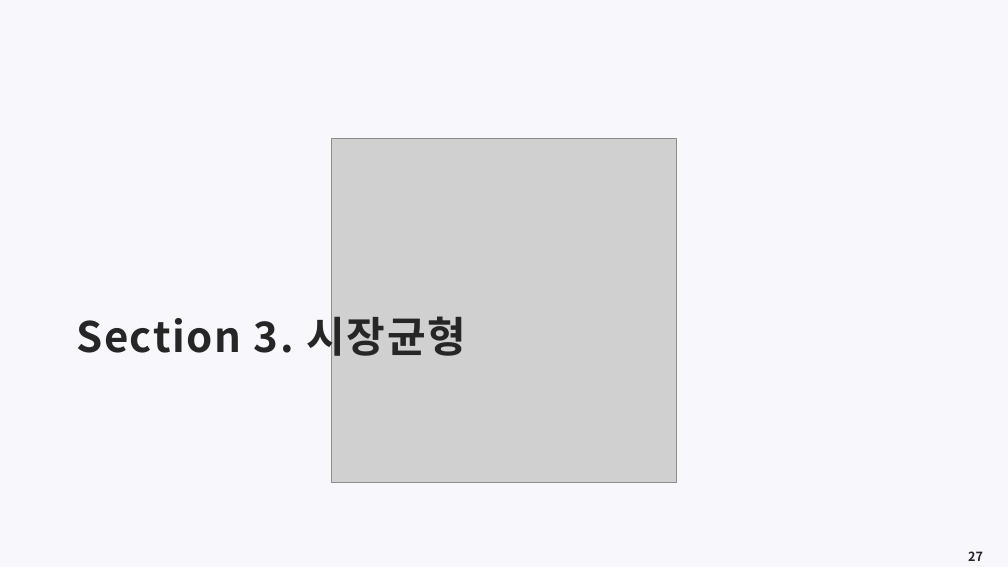
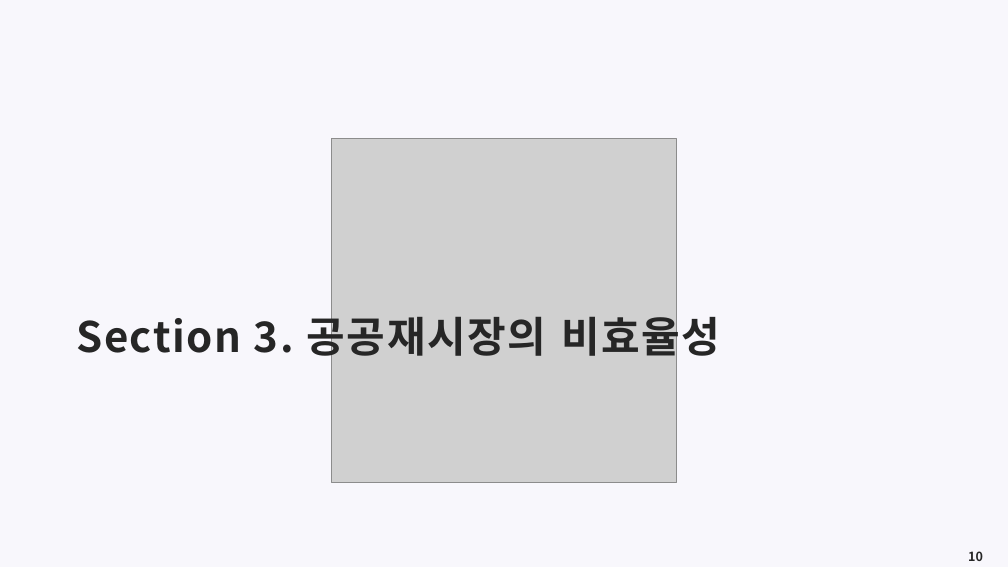
Before and after one commit to meandthey/Teaching, a slide deck: slide 10 of 환경경제학/2026-1/환경경제학_Chapter_04.pptx (slide 27 before the commit). Drawn at 1008x567 pixels with LibreOffice and Linux fonts; fonts in the diff are those of the drawing; grey boxes stand for pictures. Boxes give left, top, right and bottom in pixels: in the first picture for what was removed or moved away, otherwise in the second. Text is boxed around its words. In the diff, an @@ line names an element or a change of style, - is before the commit and + after.

```diff
--- a/환경경제학/2026-1/환경경제학_Chapter_04.pptx
+++ b/환경경제학/2026-1/환경경제학_Chapter_04.pptx
@@ title at (76, 310, 720, 363): text changed @@
-Section 3. 시장균형
+Section 3. 공공재시장의 비효율성
@@ page number at (968, 551, 983, 561): text changed @@
-27
+10
```
Also in this commit, not shown: 4 other slides changed, 15 slides added, 18 slides removed, 4 other files.
